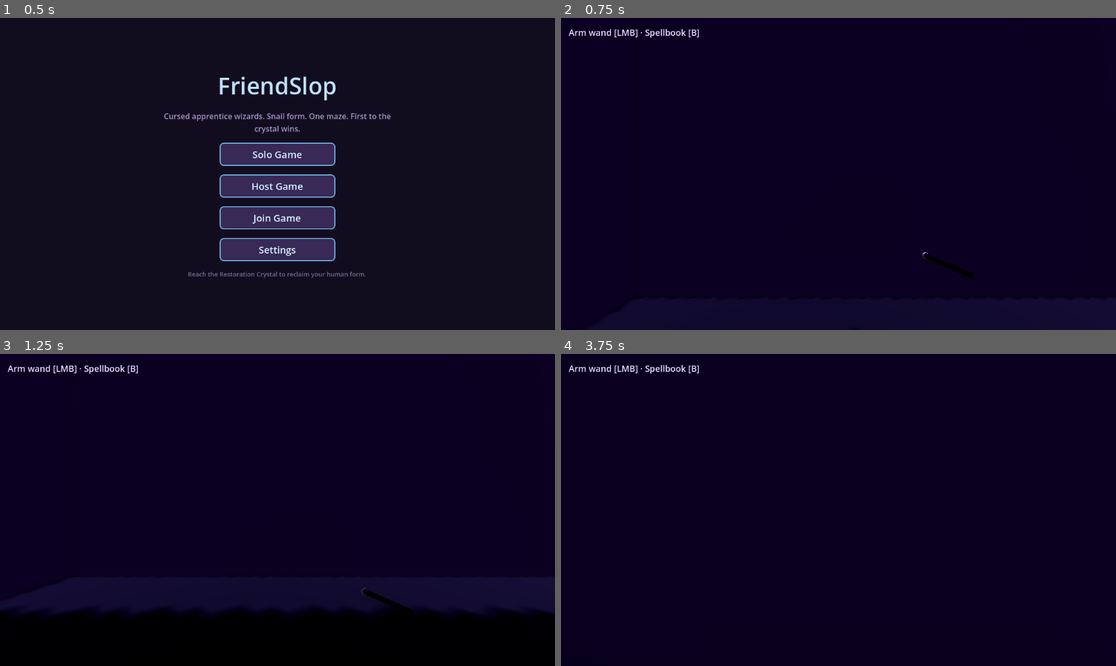
Above: before the commit, frames 1-4 (two rows, left to right).
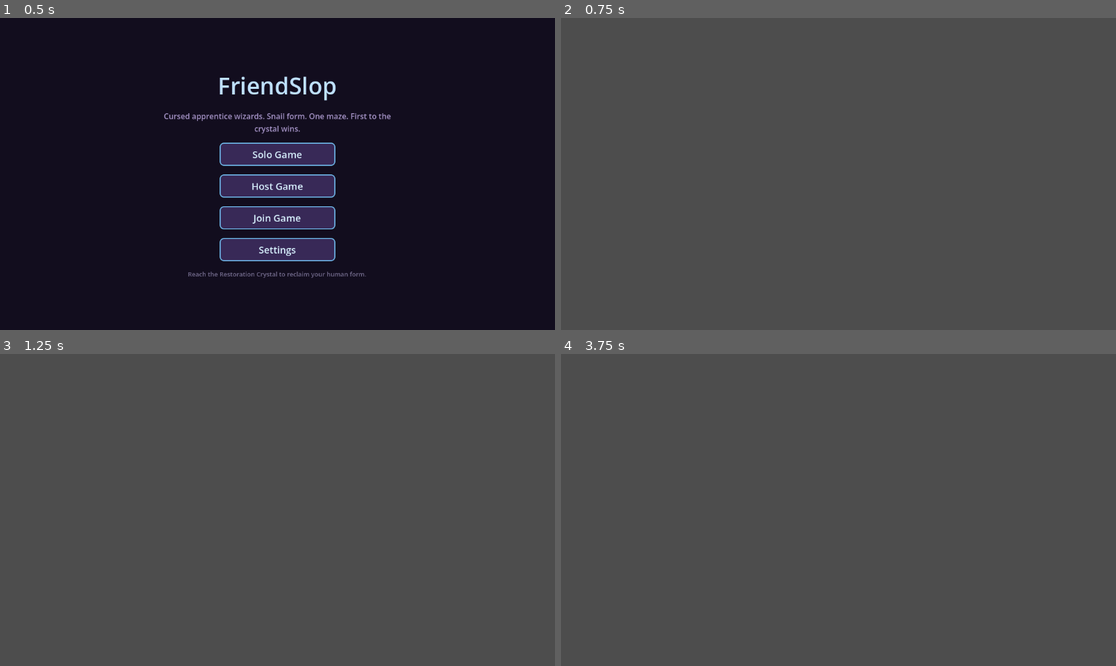
Above: after the commit, the same moments.

Repository: iamemilio/friend-slop
Game: Godot game, scene res://scenes/menu.tscn
The game is run twice, just before and just after one commit, with the same random seed, the same clock (stepped at 60 frames per second) and the same inputs.
Inputs (mouse positions are in pixels of both pictures, inside the frame that each line leads up to):
- Up to frame 1 (0.5 s): no input
- Up to frame 2 (0.75 s): click "Solo Game" at 0.5 s
- Up to frame 3 (1.25 s): no input
- Up to frame 4 (3.75 s): tap Enter at 1.25, 2.75 s; move the mouse to (866, 510) at 1.27 s; hold F (interact) 1.28-2.03 s; hold W (move_forward) from 1.28 s (still down); click (866, 510) at 1.42 s; tap Space (jump) at 1.52, 2, 2.27, 3.5 s; tap B (spellbook) at 1.55, 2.1, 3.05 s; move the mouse to (810, 510) at 2.02 s; tap F (interact) at 2.3 s; move the mouse to (849, 503) at 2.77 s; hold F (interact) 2.78-3.53 s; move the mouse to (832, 516) at 3.52 s; tap Alt (radio_push) at 3.6 s; click (832, 516) at 3.67 s

Frame 1 is identical in both runs. In frame 2, 100% of the frame differs, in the area x 0-100%, y 0-100%; in frame 3, 100%; in frame 4, 100%.
Error after the commit: Invalid assignment of property or key 'shape' with value of type 'CapsuleShape3D' on a base object of type 'null instance'. (res://scripts/characters/playable_…

Commit message:
Split player into base, apprentice, and warden character scenes.
PlayableCharacter owns movement, camera, spells, and VoiceMember spatial audio. NetworkManager spawns by role. Fix maze/player spawn ordering so solo play starts in the maze.

Co-authored-by: Cursor <cursoragent@cursor.com>

Diff:
--- /dev/null
+++ b/scenes/characters/apprentice.tscn
@@ -0,0 +1,15 @@
+[gd_scene load_steps=4 format=3 uid="uid://bapprentice1" inherit="res://scenes/characters/playable_character.tscn"]
+
+[ext_resource type="Script" path="res://scripts/characters/apprentice.gd" id="1_apprentice"]
+[ext_resource type="Script" path="res://scripts/position_trail_recorder.gd" id="2_trail"]
+[ext_resource type="Script" path="res://scripts/player/player_wand.gd" id="3_wand"]
+
+[node name="PlayableCharacter" type="CharacterBody3D"]
+script = ExtResource("1_apprentice")
+
+[node name="Wand" type="Node3D" parent="Head/CameraPivot/FirstPersonCamera" index="0"]
+transform = Transform3D(1, 0, 0, 0, 0.978148, 0.207912, 0, -0.207912, 0.978148, 0.34, -0.26, -0.52)
+script = ExtResource("3_wand")
+
+[node name="PositionTrailRecorder" type="Node" parent="."]
+script = ExtResource("2_trail")
--- a/scenes/player.tscn
+++ b/scenes/characters/playable_character.tscn
@@ -1,11 +1,10 @@
-[gd_scene load_steps=8 format=3 uid="uid://cplayer001"]
+[gd_scene load_steps=11 format=3 uid="uid://bplayable001"]
 
-[ext_resource type="Script" path="res://scripts/player.gd" id="1_player"]
-[ext_resource type="Script" path="res://scripts/position_trail_recorder.gd" id="2_trail"]
-[ext_resource type="Script" path="res://scripts/spells/spell_book.gd" id="3_spellbook"]
-[ext_resource type="Script" path="res://scripts/spells/spell_casting_session.gd" id="4_session"]
-[ext_resource type="Script" path="res://scripts/spells/spell_effect_applier.gd" id="5_effects"]
-[ext_resource type="Script" path="res://scripts/player/player_wand.gd" id="6_wand"]
+[ext_resource type="Script" path="res://scripts/characters/playable_character.gd" id="1_playable"]
+[ext_resource type="Script" path="res://scripts/spells/spell_book.gd" id="2_spellbook"]
+[ext_resource type="Script" path="res://scripts/spells/spell_casting_session.gd" id="3_session"]
+[ext_resource type="Script" path="res://scripts/spells/spell_effect_applier.gd" id="4_effects"]
+[ext_resource type="Script" path="res://scripts/voice/playable_voice_member.gd" id="5_voice"]
 
 [sub_resource type="CapsuleShape3D" id="CapsuleShape3D_player"]
 radius = 0.28
@@ -30,50 +29,58 @@
 properties/2/spawn = true
 properties/2/replication_mode = 1
 
-[node name="Player" type="CharacterBody3D"]
-script = ExtResource("1_player")
+[node name="PlayableCharacter" type="CharacterBody3D"]
+script = ExtResource("1_playable")
 
 [node name="CollisionShape3D" type="CollisionShape3D" parent="."]
+unique_name_in_owner = true
 transform = Transform3D(1, 0, 0, 0, 1, 0, 0, 0, 1, 0, 0.36, 0)
 shape = SubResource("CapsuleShape3D_player")
 
 [node name="Body" type="MeshInstance3D" parent="."]
+unique_name_in_owner = true
 transform = Transform3D(1, 0, 0, 0, 1, 0, 0, 0, 1, 0, 0.2, 0)
 mesh = SubResource("SphereMesh_body")
 
 [node name="Head" type="Node3D" parent="."]
+unique_name_in_owner = true
 transform = Transform3D(1, 0, 0, 0, 1, 0, 0, 0, 1, 0, 0.56, 0)
 
 [node name="HeadMesh" type="MeshInstance3D" parent="Head"]
+unique_name_in_owner = true
 mesh = SubResource("SphereMesh_head")
 
 [node name="CameraPivot" type="Node3D" parent="Head"]
+unique_name_in_owner = true
 
 [node name="FirstPersonCamera" type="Camera3D" parent="Head/CameraPivot"]
+unique_name_in_owner = true
 current = true
 fov = 75.0
 
-[node name="Wand" type="Node3D" parent="Head/CameraPivot/FirstPersonCamera"]
-transform = Transform3D(1, 0, 0, 0, 0.978148, 0.207912, 0, -0.207912, 0.978148, 0.34, -0.26, -0.52)
-script = ExtResource("6_wand")
-
 [node name="ThirdPersonAnchor" type="Node3D" parent="."]
+unique_name_in_owner = true
 transform = Transform3D(1, 0, 0, 0, 1, 0, 0, 0, 1, 0, 0.38, 0)
 
 [node name="ThirdPersonCamera" type="Camera3D" parent="."]
+unique_name_in_owner = true
 fov = 75.0
 
-[node name="PositionTrailRecorder" type="Node" parent="."]
-script = ExtResource("2_trail")
+[node name="VoiceMember" type="Node" parent="."]
+script = ExtResource("5_voice")
+head_path = NodePath("%Head")
 
 [node name="SpellBook" type="Node" parent="."]
-script = ExtResource("3_spellbook")
+unique_name_in_owner = true
+script = ExtResource("2_spellbook")
 
 [node name="SpellCastingSession" type="Node" parent="."]
-script = ExtResource("4_session")
+unique_name_in_owner = true
+script = ExtResource("3_session")
 
 [node name="SpellEffectApplier" type="Node" parent="."]
-script = ExtResource("5_effects")
+unique_name_in_owner = true
+script = ExtResource("4_effects")
 
 [node name="MultiplayerSynchronizer" type="MultiplayerSynchronizer" parent="."]
 root_path = NodePath("..")
--- /dev/null
+++ b/scenes/characters/warden.tscn
@@ -0,0 +1,12 @@
+[gd_scene load_steps=2 format=3 uid="uid://bwarden001" inherit="res://scenes/characters/playable_character.tscn"]
+
+[ext_resource type="Script" path="res://scripts/characters/warden.gd" id="1_warden"]
+
+[node name="PlayableCharacter" type="CharacterBody3D"]
+script = ExtResource("1_warden")
+
+[node name="Body" parent="." index="1"]
+transform = Transform3D(1.08, 0, 0, 0, 1.08, 0, 0, 0, 1.08, 0, 0.2, 0)
+
+[node name="Head" parent="." index="2"]
+transform = Transform3D(1.05, 0, 0, 0, 1.05, 0, 0, 0, 1.05, 0, 0.62, 0)
--- /dev/null
+++ b/scripts/characters/apprentice.gd
@@ -0,0 +1,9 @@
+extends PlayableCharacter
+
+## Snail-cursed apprentice — smoke trail footprint and wand casting UX.
+
+
+func _on_player_initialized() -> void:
+	var trail := get_node_or_null("PositionTrailRecorder")
+	if trail != null and trail.has_method("setup"):
+		trail.setup(self)
--- a/scripts/player.gd
+++ b/scripts/characters/playable_character.gd
@@ -1,4 +1,7 @@
+class_name PlayableCharacter
 extends CharacterBody3D
+
+## Base playable character: movement, camera, spells, and optional wand/trail in derived scenes.
 
 const WALK_SPEED := 3.0
 const SPRINT_SPEED := 5.0
@@ -23,7 +26,7 @@
 @export var gravity: float = ProjectSettings.get_setting("physics/3d/default_gravity")
 
 var _third_person: bool = false
-var _snail_color: Color = Color.WHITE
+var _character_color: Color = Color.WHITE
 var _spell_book: SpellBook
 var _casting_session: SpellCastingSession
 var _game_hud: CanvasLayer
@@ -32,29 +35,28 @@
 var _speed_boost_timer: float = 0.0
 var _wand: PlayerWand
 
-@onready var head: Node3D = $Head
-@onready var camera_pivot: Node3D = $Head/CameraPivot
-@onready var first_person_camera: Camera3D = $Head/CameraPivot/FirstPersonCamera
-@onready var third_person_anchor: Node3D = $ThirdPersonAnchor
-@onready var third_person_camera: Camera3D = $ThirdPersonCamera
-@onready var position_trail: Node = $PositionTrailRecorder
-@onready var spell_book: SpellBook = $SpellBook
-@onready var casting_session: SpellCastingSession = $SpellCastingSession
-@onready var effect_applier: Node = $SpellEffectApplier
-@onready var _body_mesh: MeshInstance3D = $Body
-@onready var _head_mesh: MeshInstance3D = $Head/HeadMesh
-@onready var _body_collision: CollisionShape3D = $CollisionShape3D
-@onready var _wand_node: PlayerWand = $Head/CameraPivot/FirstPersonCamera/Wand
+@onready var head: Node3D = %Head
+@onready var camera_pivot: Node3D = %CameraPivot
+@onready var first_person_camera: Camera3D = %FirstPersonCamera
+@onready var third_person_anchor: Node3D = %ThirdPersonAnchor
+@onready var third_person_camera: Camera3D = %ThirdPersonCamera
+@onready var spell_book: SpellBook = %SpellBook
+@onready var casting_session: SpellCastingSession = %SpellCastingSession
+@onready var effect_applier: Node = %SpellEffectApplier
+@onready var _body_mesh: MeshInstance3D = %Body
+@onready var _head_mesh: MeshInstance3D = %HeadMesh
+@onready var _body_collision: CollisionShape3D = %CollisionShape3D
+
 
 func _ready() -> void:
 	add_to_group("player")
 	floor_block_on_wall = false
 	floor_snap_length = 0.15
 	safe_margin = 0.04
-	_wand = _wand_node
+	_wand = get_node_or_null("Head/CameraPivot/FirstPersonCamera/Wand") as PlayerWand
 	_configure_collision()
-	_snail_color = GameState.get_snail_color(player_index)
-	_apply_snail_color(_snail_color)
+	_character_color = GameState.get_snail_color(player_index)
+	_apply_character_color(_character_color)
 	_configure_network_player()
 
 
@@ -81,9 +83,13 @@
 
 func initialize_player(index: int) -> void:
 	player_index = index
-	_snail_color = GameState.get_snail_color(player_index)
-	_apply_snail_color(_snail_color)
-	position_trail.setup(self)
+	_character_color = GameState.get_snail_color(player_index)
+	_apply_character_color(_character_color)
+	_on_player_initialized()
+
+
+func _on_player_initialized() -> void:
+	pass
 
 
 func configure_interaction(
@@ -152,6 +158,10 @@
 	return _camera_aim_direction()
 
 
+func get_snail_color() -> Color:
+	return _character_color
+
+
 func _camera_aim_direction() -> Vector3:
 	var forward := -camera_pivot.global_transform.basis.z.normalized()
 	forward.y = clampf(forward.y, -0.25, 0.25)
@@ -250,6 +260,10 @@
 		_update_third_person_camera()
 
 
+func refresh_camera_after_spawn() -> void:
+	_apply_camera_mode()
+
+
 func _update_third_person_camera() -> void:
 	third_person_anchor.rotation.y = head.rotation.y
 
@@ -291,7 +305,7 @@
 		global_position += away.normalized() * (PLAYER_MIN_SEPARATION - distance)
 
 
-func _apply_snail_color(color: Color) -> void:
+func _apply_character_color(color: Color) -> void:
 	var material := StandardMaterial3D.new()
 	material.albedo_color = color
 	material.roughness = 0.55
@@ -305,17 +319,9 @@
 	_head_mesh.material_override = head_material
 
 
-func get_snail_color() -> Color:
-	return _snail_color
-
-
 func _try_interact() -> void:
 	TomeDebug.log("Player", "F pressed — try_interact")
 	if _casting_session != null and _casting_session.is_active():
-		TomeDebug.log(
-			"Player",
-			"ignored: casting session active (state=%s)" % _casting_session.get_state()
-		)
 		return
 
 	if _try_tome_teaching_interact():
@@ -323,15 +329,6 @@
 
 	var interactable: Interactable = _find_nearest_interactable()
 	if interactable != null:
-		TomeDebug.log(
-			"Player",
-			"interacting with %s (%s) dist=%.2f"
-			% [
-				interactable.name,
-				interactable.get_class(),
-				global_position.distance_to(interactable.global_position),
-			]
-		)
 		interactable.interact(self)
 		return
 
@@ -344,14 +341,11 @@
 	if _casting_session != null and _casting_session.is_tome_teaching():
 		return
 	if _casting_session != null and _casting_session.is_active():
-		TomeDebug.log("Player", "canceling wand cast")
 		_casting_session.cancel()
 		if _wand != null:
 			_wand.set_armed(false)
 		return
-	if _try_free_cast():
-		return
-	TomeDebug.log("Player", "wand arm ignored — no cast available")
+	_try_free_cast()
 
 
 func _try_tome_teaching_interact() -> bool:
@@ -375,11 +369,6 @@
 	var candidates := _get_free_cast_candidates()
 	if candidates.is_empty():
 		return false
-	TomeDebug.log(
-		"Player",
-		"starting free voice cast (%s)"
-		% _format_candidate_ids(candidates)
-	)
 	_casting_session.start_free_cast(candidates)
 	return true
 
@@ -396,17 +385,7 @@
 			if selected != null:
 				return [selected]
 
-	if candidates.size() == 1:
-		return candidates
 	return candidates
-
-
-func _format_candidate_ids(candidates: Array[SpellDefinition]) -> String:
-	var ids: PackedStringArray = PackedStringArray()
-	for spell in candidates:
-		if spell != null:
-			ids.append(spell.id)
-	return ", ".join(ids)
 
 
 func _find_nearest_interactable() -> Interactable:
@@ -453,10 +432,13 @@
 	if interactable != null:
 		_game_hud.set_interaction_prompt(interactable.get_prompt())
 		return
+	_game_hud.set_interaction_prompt(_default_cast_prompt())
+
+
+func _default_cast_prompt() -> String:
 	if _spell_book != null and _spell_book.has_known_spells():
-		_game_hud.set_interaction_prompt("Arm wand [LMB] · Spellbook [B]")
-		return
-	_game_hud.set_interaction_prompt("")
+		return "Arm wand [LMB] · Spellbook [B]"
+	return ""
 
 
 func _physics_process(delta: float) -> void:
--- /dev/null
+++ b/scripts/characters/warden.gd
@@ -0,0 +1,39 @@
+extends PlayableCharacter
+
+## Maze Warden — larger silhouette, no wand; voice and spells use head aim.
+
+
+const WARDEN_BODY_SCALE := 1.18
+const WARDEN_COLLISION_SCALE := 1.12
+
+
+func _ready() -> void:
+	scale = Vector3.ONE * WARDEN_BODY_SCALE
+	super._ready()
+
+
+func _configure_collision() -> void:
+	super._configure_collision()
+	var shape := _body_collision.shape as CapsuleShape3D
+	if shape != null:
+		shape.radius *= WARDEN_COLLISION_SCALE
+		shape.height *= WARDEN_COLLISION_SCALE
+
+
+func _apply_character_color(color: Color) -> void:
+	var warden_tint := Color(
+		color.r * 0.35 + 0.08,
+		color.g * 0.2 + 0.04,
+		color.b * 0.45 + 0.12
+	)
+	super._apply_character_color(warden_tint)
+	var body_mat := _body_mesh.material_override as StandardMaterial3D
+	if body_mat != null:
+		body_mat.roughness = 0.85
+		body_mat.emission = warden_tint * 0.15
+
+
+func _default_cast_prompt() -> String:
+	if _spell_book != null and _spell_book.has_known_spells():
+		return "Channel power [LMB] · Spellbook [B]"
+	return ""
--- a/scripts/main.gd
+++ b/scripts/main.gd
@@ -6,6 +6,11 @@
 var _game_won: bool = false
 var _learn_confirm_pending: bool = false
 var _local_player: CharacterBody3D
+var _maze_spawn_cell: Vector2i = Vector2i(-1, -1)
+var _maze_exit_cell: Vector2i = Vector2i(-1, -1)
+var _maze_layout_ready: bool = false
+var _players_spawned: bool = false
+var _discoverables_spawned: bool = false
 
 @onready var maze: Node3D = $MazeGenerator
 @onready var players_root: Node3D = $Players
@@ -26,7 +31,6 @@
 
 	if GameState.is_multiplayer:
 		multiplayer.peer_connected.connect(_on_peer_connected)
-		FriendSlopVoiceAdapter.setup_for_match(players_root)
 		var role_name := RoleAssignment.role_label(GameState.get_local_role())
 		var phase_name := MatchState.phase_to_string(MatchStateManager.get_phase())
 		TomeDebug.log(
@@ -44,6 +48,8 @@
 		players_root,
 		_configure_local_player
 	)
+	_players_spawned = true
+	_finish_match_layout()
 
 
 func _ensure_speech_stt_ready() -> void:
@@ -55,6 +61,9 @@
 		await SpeechSttLoader.loading_finished
 	elif not SpeechSttLoader.is_ready():
 		SpeechSttLoader.ensure_ready()
+		if SpeechSttLoader.is_loading():
+			TomeDebug.log("Main", "Waiting for speech model to load...")
+			await SpeechSttLoader.loading_finished
 	if SpeechSttLoader.is_ready():
 		TomeDebug.log("Main", "Speech STT ready")
 	else:
@@ -68,8 +77,6 @@
 func _configure_local_player(player: CharacterBody3D) -> void:
 	_local_player = player
 	_wire_spell_system(player)
-	if GameState.is_multiplayer:
-		FriendSlopVoiceAdapter.register_local_player(player)
 
 
 func _wire_spell_system(player: CharacterBody3D) -> void:
@@ -106,9 +113,6 @@
 		players_root,
 		_configure_local_player
 	)
-	var player := players_root.get_node_or_null(str(peer_id)) as CharacterBody3D
-	if player != null:
-		FriendSlopVoiceAdapter.register_peer_player(player)
 
 
 func _on_quit_to_menu() -> void:
@@ -125,16 +129,29 @@
 	spawn_cell: Vector2i,
 	exit_cell: Vector2i
 ) -> void:
+	_maze_spawn_cell = spawn_cell
+	_maze_exit_cell = exit_cell
+	_maze_layout_ready = true
+	_finish_match_layout()
+
+
+func _finish_match_layout() -> void:
+	if not _maze_layout_ready or not _players_spawned:
+		return
+
 	var players: Array[CharacterBody3D] = []
 	for child in players_root.get_children():
 		if child is CharacterBody3D:
 			players.append(child)
+	if players.is_empty():
+		return
+
 	players.sort_custom(func(a: CharacterBody3D, b: CharacterBody3D) -> bool:
 		return a.player_index < b.player_index
 	)
 
 	var spawn_positions: Array[Vector3] = PlayerSpawnLayoutScript.compute_positions(
-		spawn_cell,
+		_maze_spawn_cell,
 		maze.get_wall_grid(),
 		maze.maze_width,
 		maze.maze_height,
@@ -145,22 +162,25 @@
 		var player := players[i]
 		player.global_position = spawn_positions[i]
 		player.velocity = Vector3.ZERO
+		if player is PlayableCharacter:
+			(player as PlayableCharacter).refresh_camera_after_spawn()
 
 	if GameState.is_multiplayer:
 		FriendSlopVoiceAdapter.on_maze_ready(maze)
 		NetworkManager.sync_match_phase(MatchState.Phase.ACTIVE)
 
-	if discoverable_spawner.run_config == null:
-		return
-
+	if _discoverables_spawned or discoverable_spawner.run_config == null:
+		return
+
+	_discoverables_spawned = true
 	var placement_seed: int = DiscoverableSpawnPlan.derive_seed(GameState.run_seed)
 	var wall_grid: Array = maze.get_wall_grid()
 	var placements: Array[DiscoverablePlacement] = DiscoverableSpawnPlan.compute(
 		wall_grid,
 		maze.maze_width,
 		maze.maze_height,
-		spawn_cell,
-		exit_cell,
+		_maze_spawn_cell,
+		_maze_exit_cell,
 		discoverable_spawner.run_config,
 		placement_seed
 	)
--- a/scripts/network/network_manager.gd
+++ b/scripts/network/network_manager.gd
@@ -14,7 +14,8 @@
 signal session_ended(reason: String)
 signal steam_lobby_invite_received(lobby_id: int)
 
-const PLAYER_SCENE := preload("res://scenes/player.tscn")
+const APPRENTICE_SCENE := preload("res://scenes/characters/apprentice.tscn")
+const WARDEN_SCENE := preload("res://scenes/characters/warden.tscn")
 const DEFAULT_HORROR_CONFIG := preload("res://resources/match/default_horror_config.tres")
 
 const SteamTransportScript := preload("res://scripts/network/steam_transport.gd")
@@ -216,7 +217,7 @@
 		child.queue_free()
 
 	if not GameState.is_multiplayer:
-		var solo_player: CharacterBody3D = PLAYER_SCENE.instantiate()
+		var solo_player := _instantiate_player_for_peer(1)
 		solo_player.name = "Player"
 		players_root.add_child(solo_player)
 		solo_player.initialize_player(0)
@@ -235,7 +236,7 @@
 	if players_root.get_node_or_null(str(peer_id)) != null:
 		return
 
-	var player: CharacterBody3D = PLAYER_SCENE.instantiate()
+	var player := _instantiate_player_for_peer(peer_id)
 	player.name = str(peer_id)
 	player.set_multiplayer_authority(peer_id)
 	players_root.add_child(player)
@@ -472,3 +473,12 @@
 		lobby.character_configs,
 		get_lobby_peer_ids()
 	)
+
+
+func _instantiate_player_for_peer(peer_id: int) -> CharacterBody3D:
+	var scene := (
+		WARDEN_SCENE
+		if GameState.get_role_for_peer(peer_id) == GameState.PlayerRole.WARDEN
+		else APPRENTICE_SCENE
+	)
+	return scene.instantiate() as CharacterBody3D
--- a/scripts/voice/friend_slop_voice_adapter.gd
+++ b/scripts/voice/friend_slop_voice_adapter.gd
@@ -1,6 +1,7 @@
 extends Node
 
-## Friend Slop thin adapter — wires godot-steam-voice to player heads, maze muffling, match phase.
+## Friend Slop thin adapter — wires godot-steam-voice session, maze muffling, match phase.
+## Per-player spatial audio uses PlayableVoiceMember on character scenes.
 
 const VoiceSessionScript := preload("res://addons/godot-steam-voice/voice_session.gd")
 const VoiceChannelScript := preload("res://addons/godot-steam-voice/voice_channel.gd")
@@ -11,7 +12,6 @@
 
 var session: VoiceSession
 var proximity_channel: VoiceChannel
-var _players_root: Node3D
 
 
 func _ready() -> void:
@@ -19,6 +19,10 @@
 	if MatchStateManager.snapshot_changed.is_connected(_on_match_snapshot_changed):
 		MatchStateManager.snapshot_changed.disconnect(_on_match_snapshot_changed)
 	MatchStateManager.snapshot_changed.connect(_on_match_snapshot_changed)
+
+
+func get_voice_session() -> VoiceSession:
+	return session
 
 
 func _build_session() -> void:
@@ -33,21 +37,6 @@
 	proximity_channel.preset = VoiceChannel.Preset.PROXIMITY
 	proximity_channel.use_wall_muffling = true
 	session.add_child(proximity_channel)
-
-
-func setup_for_match(players_root: Node3D) -> void:
-	if not GameState.is_multiplayer:
-		return
-	_players_root = players_root
-	_register_players_in_tree()
-
-
-func register_local_player(player: CharacterBody3D) -> void:
-	_bind_player(player)
-
-
-func register_peer_player(player: CharacterBody3D) -> void:
-	_bind_player(player)
 
 
 func on_maze_ready(maze: Node3D) -> void:
@@ -70,36 +59,6 @@
 		session.stop()
 
 
-func _bind_player(player: CharacterBody3D) -> void:
-	if proximity_channel == null or player == null:
-		return
-	var head: Node3D = player.get_node_or_null("Head") as Node3D
-	if head == null:
-		return
-	if player.is_multiplayer_authority():
-		proximity_channel.register_listener(head)
-	else:
-		var steam_id := _steam_id_for_player(player)
-		if steam_id != 0:
-			proximity_channel.register_speaker(steam_id, head)
-
-
-func _register_players_in_tree() -> void:
-	if _players_root == null:
-		return
-	for child in _players_root.get_children():
-		if child is CharacterBody3D:
-			_bind_player(child as CharacterBody3D)
-
-
-func _steam_id_for_player(player: Node) -> int:
-	var peer := multiplayer.multiplayer_peer
-	if peer == null:
-		return 0
-	var peer_id := int(player.name)
-	return SteamMultiplayerPeerAdapterScript.get_steam_id_for_peer(peer, peer_id)
-
-
 func _on_match_snapshot_changed(_snapshot: Dictionary) -> void:
 	if proximity_channel == null:
 		return
--- /dev/null
+++ b/scripts/voice/playable_voice_member.gd
@@ -0,0 +1,8 @@
+class_name PlayableVoiceMember
+extends VoiceMember
+
+## Routes voice registration to FriendSlopVoiceAdapter's session (autoload, not a scene ancestor).
+
+
+func _find_voice_session() -> VoiceSession:
+	return FriendSlopVoiceAdapter.get_voice_session()
Not shown, added: scripts/characters/apprentice.gd.uid
Not shown, added: scripts/characters/playable_character.gd.uid
Not shown, added: scripts/characters/warden.gd.uid
Not shown, removed: scripts/player.gd.uid
Not shown, added: scripts/voice/playable_voice_member.gd.uid
